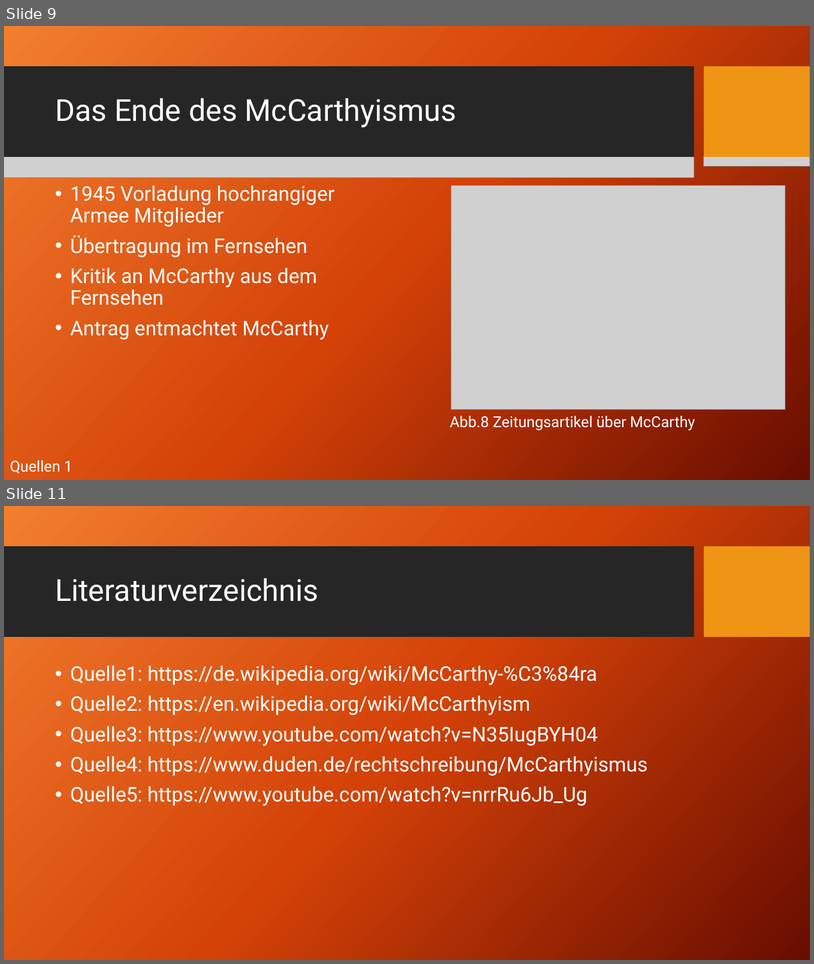
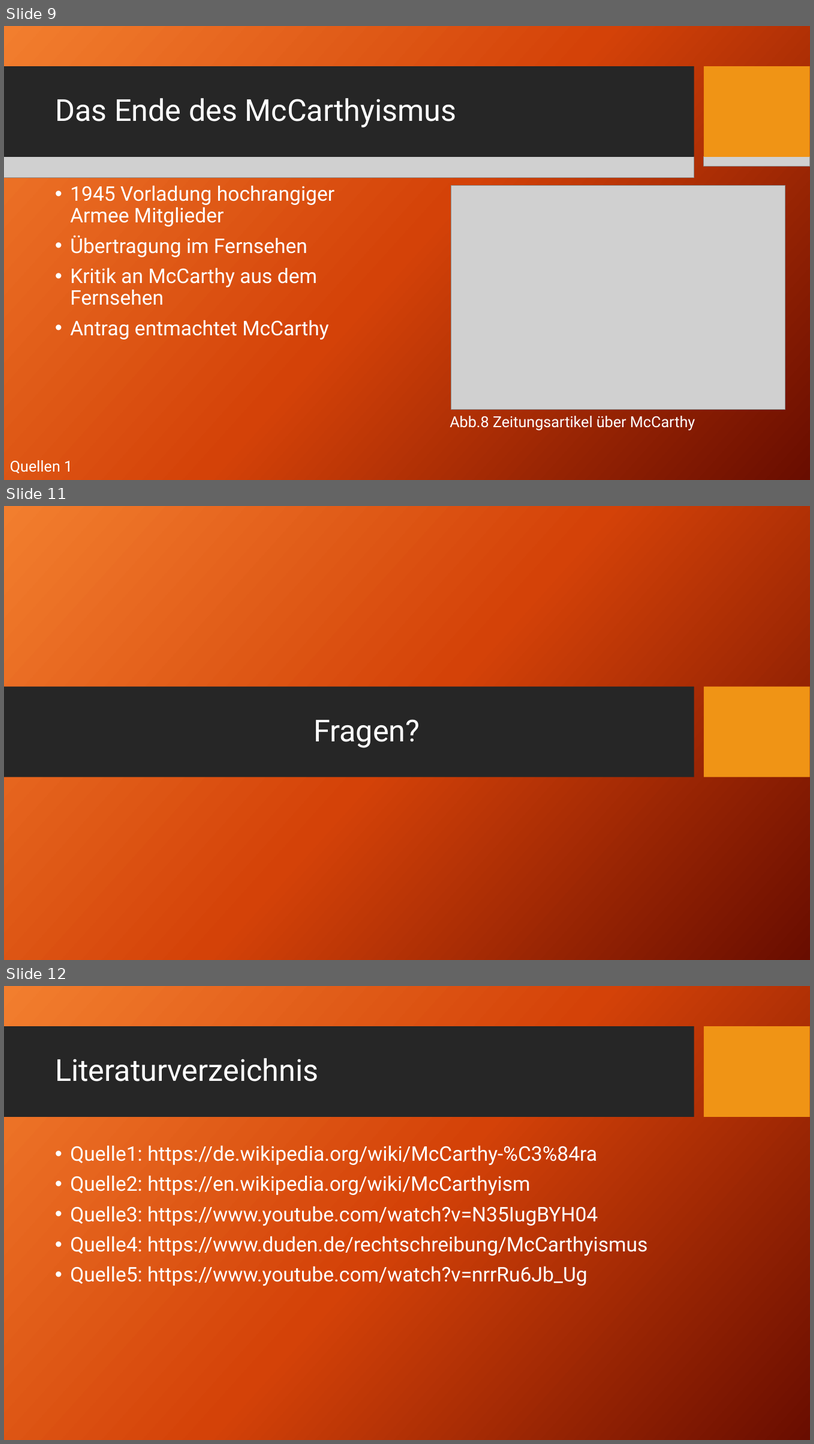
Before and after one commit to AkazeX/Schule, a slide deck: BM/Geschichte/McCathyismus/McCarthyismus.pptx. Shown one above the other, each under a label of ours: slides 9 and 11 before the commit, slides 9, 11 and 12 after it; the slides between them are not shown. The pictures are 814x964 and 814x1444 pixels, drawn with LibreOffice and Linux fonts; fonts in the diff are those of the drawing; grey boxes stand for pictures; background and template pictures are left out. Boxes give left, top, right and bottom in pixels: in the first picture for what was removed or moved away, otherwise in the second. Text is boxed around its words. In the diff, an @@ line names an element or a change of style, - is before the commit and + after.

```diff
--- a/BM/Geschichte/McCathyismus/McCarthyismus.pptx
+++ b/BM/Geschichte/McCathyismus/McCarthyismus.pptx
@@ slide 11 added at <box>4,506,810,960</box>, background picture (left out) @@
@@ rectangle added at <box>4,686,694,777</box>, fill #262626 @@
@@ rectangle added at <box>705,686,810,777</box>, fill #F09415 @@
@@ title added at <box>314,719,420,748</box>, 36 pt, text #FFFFFF @@
+Fragen?
@@ what was slide 11 is now slide 12 @@
```
Also in this commit, not shown: 8 slides changed, 7 other files.
